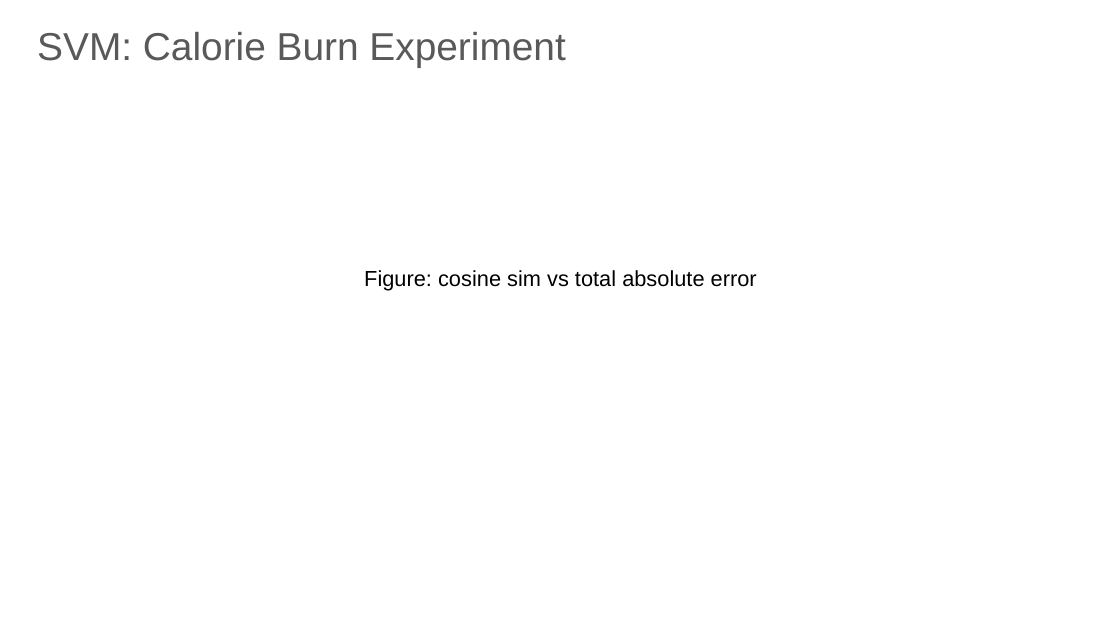
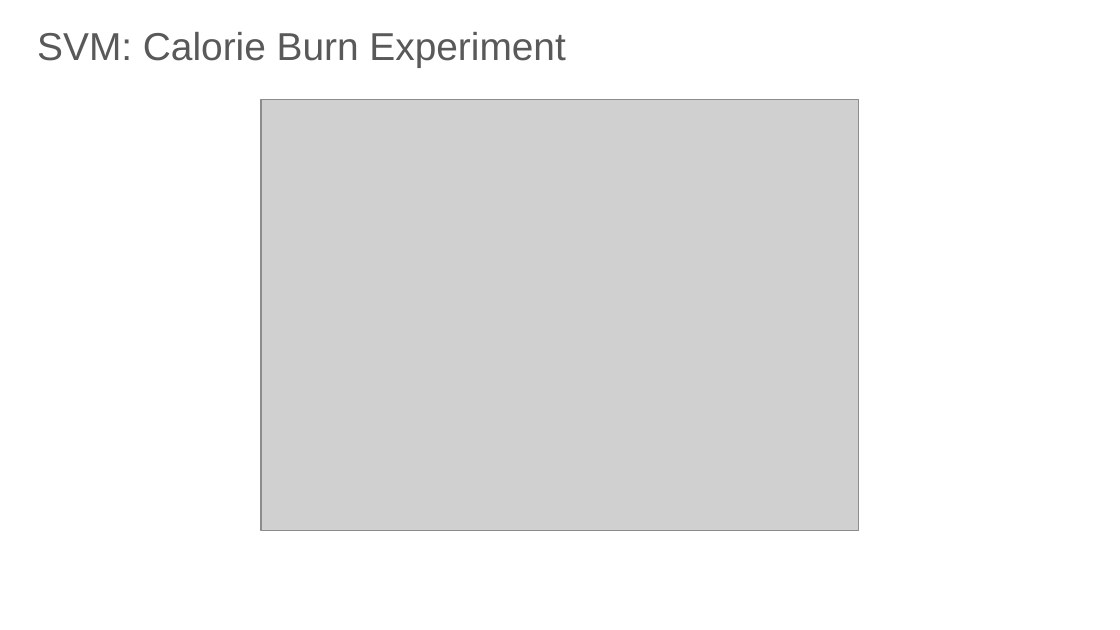
Before and after one commit to Root18D/AAI-501--Machine-Learning, a slide deck: slide 13 of AAI_501_Final_Project_Presentation_Group6_r1.pptx. Drawn at 1120x630 pixels with LibreOffice and Linux fonts; fonts in the diff are those of the drawing; grey boxes stand for pictures; background and template pictures are left out. Boxes give left, top, right and bottom in pixels: in the first picture for what was removed or moved away, otherwise in the second. Text is boxed around its words. In the diff, an @@ line names an element or a change of style, - is before the commit and + after.

```diff
--- a/AAI_501_Final_Project_Presentation_Group6_r1.pptx
+++ b/AAI_501_Final_Project_Presentation_Group6_r1.pptx
@@ picture added at <box>261,100,859,531</box> @@
@@ text removed at <box>364,270,757,291</box> @@
-Figure: cosine sim vs total absolute error
```
Also in this commit, not shown: 4 other slides changed, 3 slides added, 2 slides removed, 2 other files.
